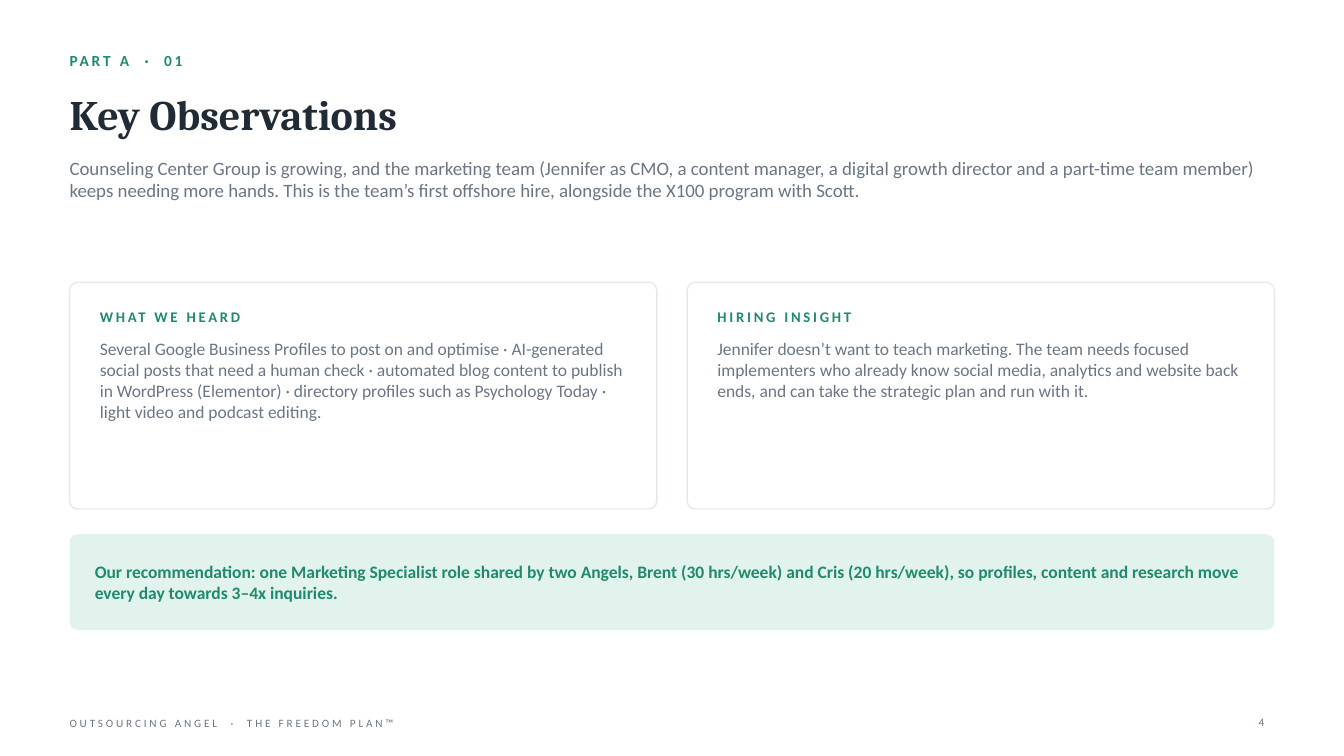
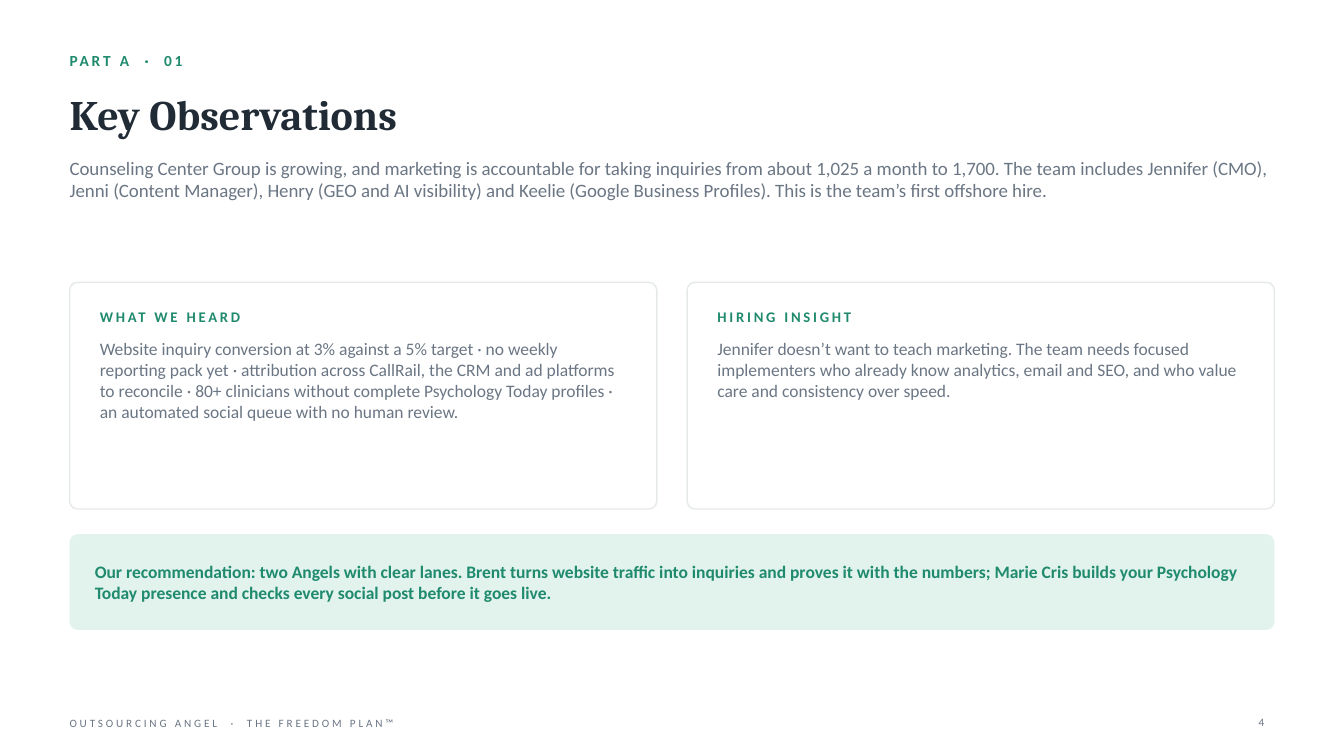
Before and after one commit to gail-gif/OA, a slide deck: slide 4 of Jennifer_Olivares_Freedom_Plan.pptx. Drawn at 1344x756 pixels with LibreOffice and Linux fonts; fonts in the diff are those of the drawing. Boxes give left, top, right and bottom in pixels: in the first picture for what was removed or moved away, otherwise in the second. Text is boxed around its words. In the diff, an @@ line names an element or a change of style, - is before the commit and + after.

```diff
--- a/Jennifer_Olivares_Freedom_Plan.pptx
+++ b/Jennifer_Olivares_Freedom_Plan.pptx
@@ text at [70, 161, 1267, 200]: text changed @@
-Counseling Center Group is growing, and the marketing team (Jennifer as CMO, a content manager, a digital growth director and a part-time team member) keeps needing more hands. This is the team’s first offshore hire, alongside the X100 program with Scott.
+Counseling Center Group is growing, and marketing is accountable for taking inquiries from about 1,025 a month to 1,700. The team includes Jennifer (CMO), Jenni (Content Manager), Henry (GEO and AI visibility) and Keelie (Google Business Profiles). This is the team’s first offshore hire.
@@ text at [100, 343, 615, 421]: text changed @@
-Several Google Business Profiles to post on and optimise · AI-generated social posts that need a human check · automated blog content to publish in WordPress (Elementor) · directory profiles such as Psychology Today · light video and podcast editing.
+Website inquiry conversion at 3% against a 5% target · no weekly reporting pack yet · attribution across CallRail, the CRM and ad platforms to reconcile · 80+ clinicians without complete Psychology Today profiles · an automated social queue with no human review.
@@ text at [717, 343, 1237, 400]: text changed @@
-Jennifer doesn’t want to teach marketing. The team needs focused implementers who already know social media, analytics and website back ends, and can take the strategic plan and run with it.
+Jennifer doesn’t want to teach marketing. The team needs focused implementers who already know analytics, email and SEO, and who value care and consistency over speed.
@@ text at [95, 565, 1237, 602]: text changed @@
-Our recommendation: one Marketing Specialist role shared by two Angels, Brent (30 hrs/week) and Cris (20 hrs/week), so profiles, content and research move every day towards 3–4x inquiries.
+Our recommendation: two Angels with clear lanes. Brent turns website traffic into inquiries and proves it with the numbers; Marie Cris builds your Psychology Today presence and checks every social post before it goes live.
```
Also in this commit, not shown: 27 other slides changed, 6 other files.
